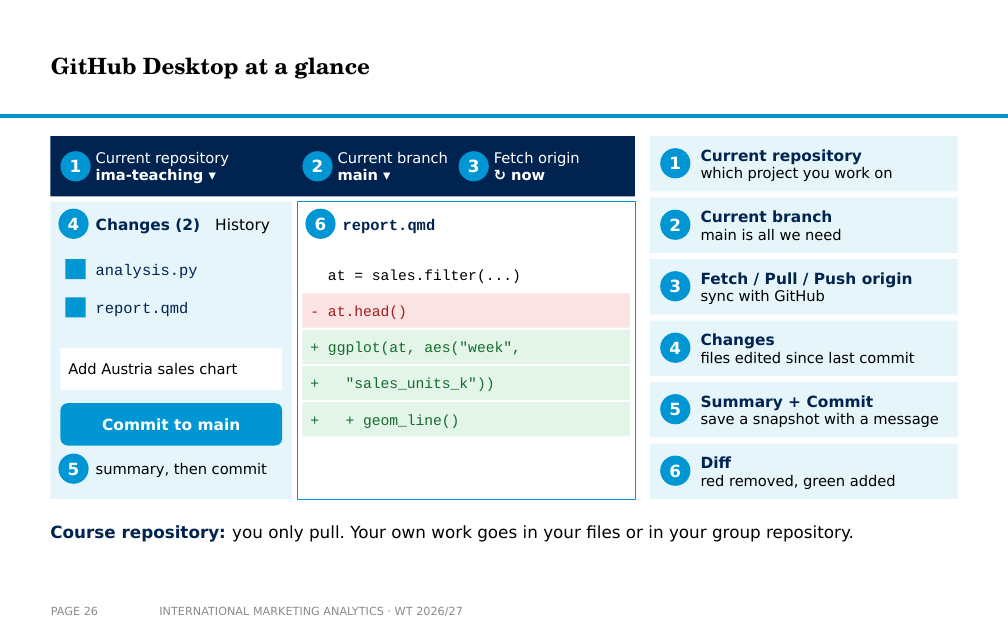
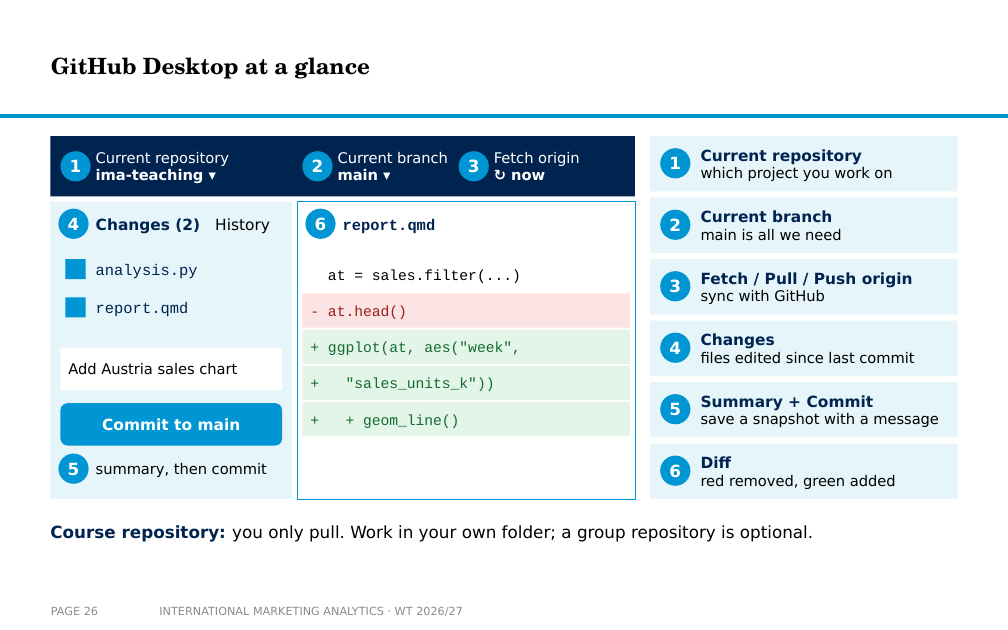
Before and after one commit to arnefloh-wu/International-Marketing-Analytics, a slide deck: slide 26 of slides/01a_setup-and-registration_WT26-27.pptx. Drawn at 1008x630 pixels with LibreOffice and Linux fonts; fonts in the diff are those of the drawing; background and template pictures are left out. Boxes give left, top, right and bottom in pixels: in the first picture for what was removed or moved away, otherwise in the second. Text is boxed around its words. In the diff, an @@ line names an element or a change of style, - is before the commit and + after.

```diff
--- a/slides/01a_setup-and-registration_WT26-27.pptx
+++ b/slides/01a_setup-and-registration_WT26-27.pptx
@@ text at box(50, 525, 813, 542): text changed @@
-Course repository: you only pull. Your own work goes in your files or in your group repository.
+Course repository: you only pull. Work in your own folder; a group repository is optional.
```
Also in this commit, not shown: 8 other slides changed, 4 other files.
